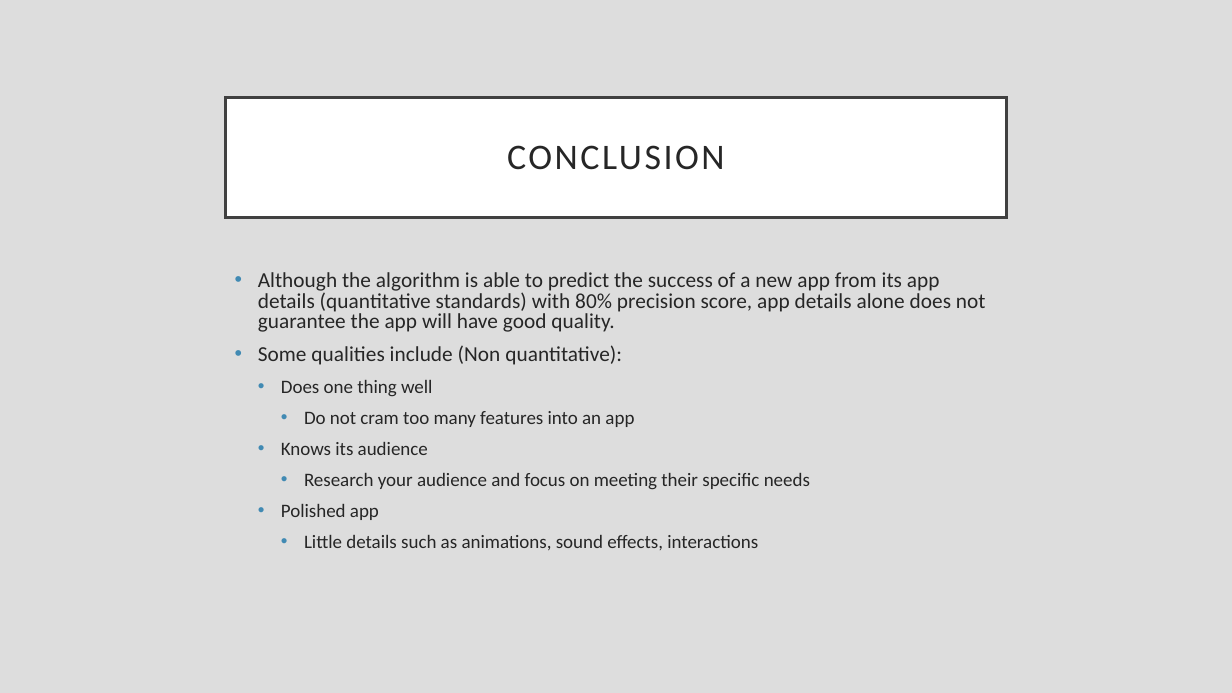
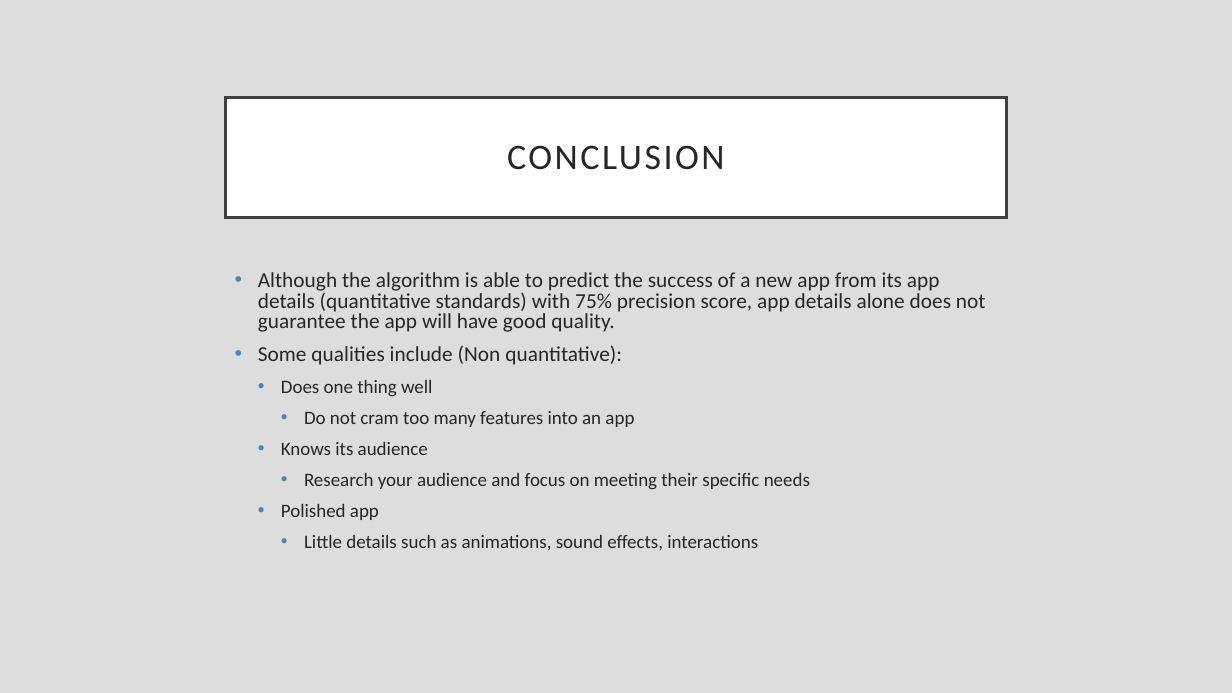
Before and after one commit to farrosmufid/Final_Project_Mobile_App_Store_Farros, a slide deck: slide 21 of Final_Project_ppt_Purwadhika.pptx (slide 8 before the commit). Drawn at 1232x693 pixels with LibreOffice and Linux fonts; fonts in the diff are those of the drawing. Boxes give left, top, right and bottom in pixels: in the first picture for what was removed or moved away, otherwise in the second. Text is boxed around its words. In the diff, an @@ line names an element or a change of style, - is before the commit and + after.

```diff
--- a/Final_Project_ppt_Purwadhika.pptx
+++ b/Final_Project_ppt_Purwadhika.pptx
@@ text at box(258, 272, 986, 332): text changed @@
-• Although the algorithm is able to predict the success of a new app from its app details (quantitative standards) with 80% precision score, app details alone does not guarantee the app will have good quality.
+• Although the algorithm is able to predict the success of a new app from its app details (quantitative standards) with 75% precision score, app details alone does not guarantee the app will have good quality.
```
Also in this commit, not shown: 5 other slides changed, 14 slides added, 1 slide removed, 8 other files.
